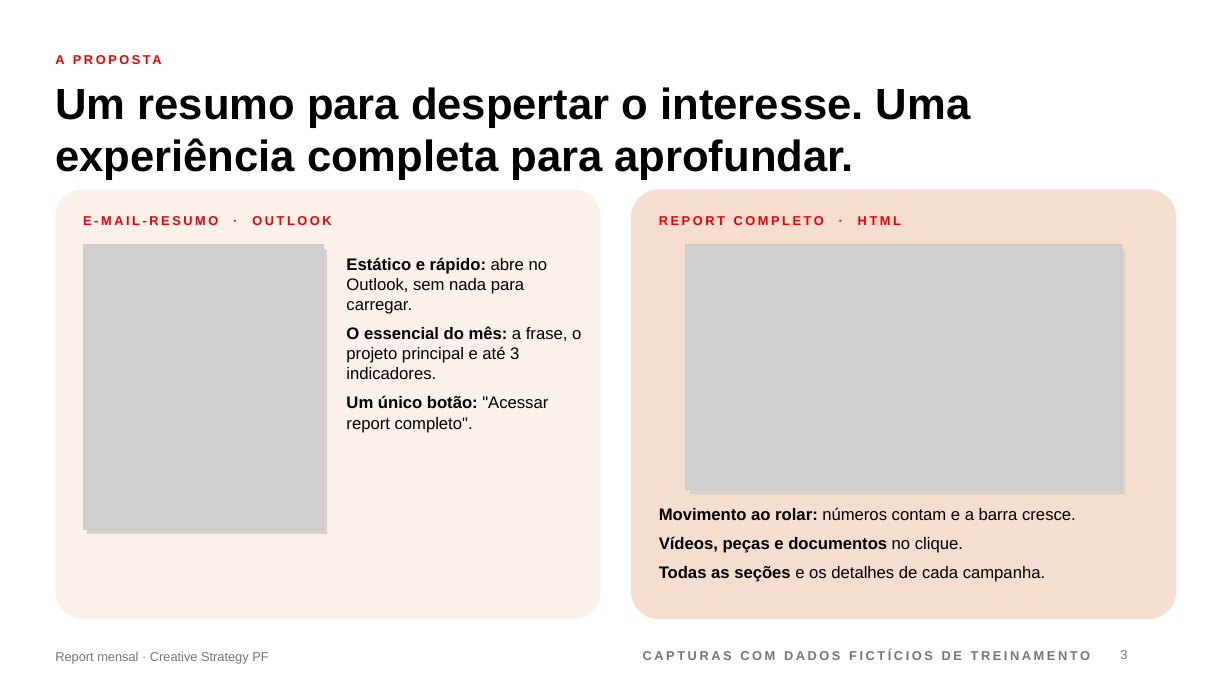
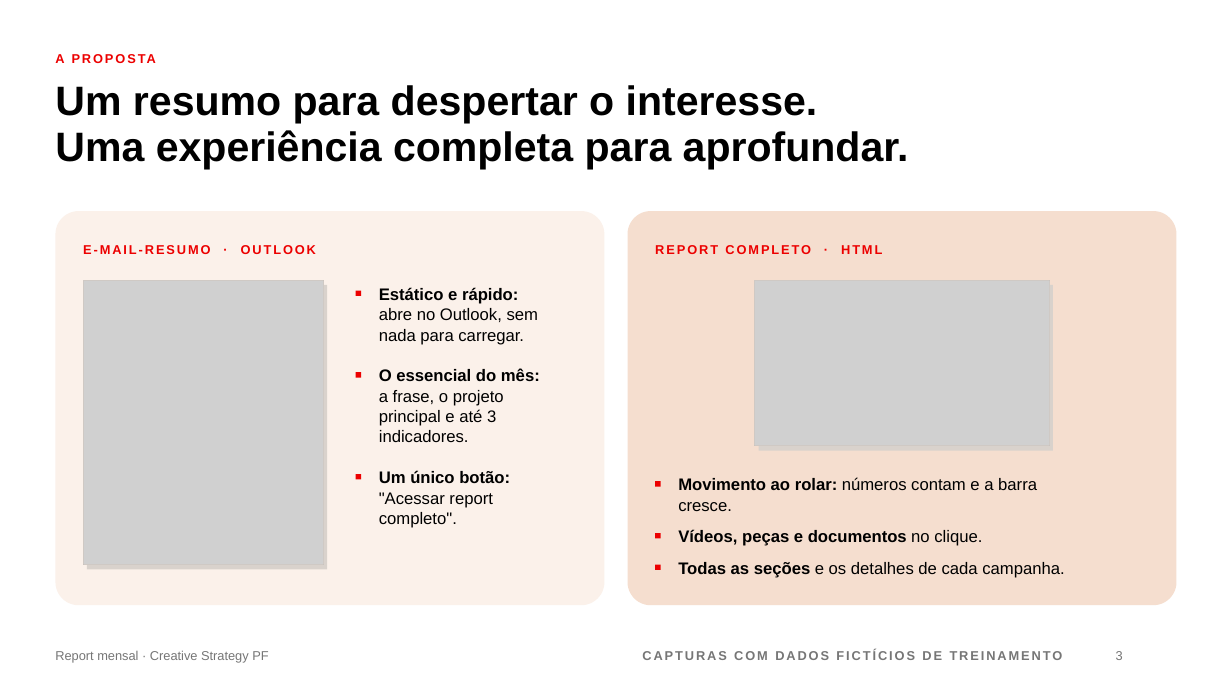
Before and after one commit to fabrizzioriccelli/report_mensal_st, a slide deck: slide 3 of kit/apresentacao-executiva.pptx. Drawn at 1232x693 pixels with LibreOffice and Linux fonts; fonts in the diff are those of the drawing; grey boxes stand for pictures; background and template pictures are left out. Boxes give left, top, right and bottom in pixels: in the first picture for what was removed or moved away, otherwise in the second. Text is boxed around its words. In the diff, an @@ line names an element or a change of style, - is before the commit and + after.

```diff
--- a/kit/apresentacao-executiva.pptx
+++ b/kit/apresentacao-executiva.pptx
@@ text at (55, 85, 909, 169): text changed; size 34 to 32 pt @@
-Um resumo para despertar o interesse. Uma experiência completa para aprofundar.
+Um resumo para despertar o interesse.
+Uma experiência completa para aprofundar.
@@ rounded rectangle: place and size @@
-rounded rectangle at (55, 189, 601, 619)
+rounded rectangle at (55, 211, 604, 605)
@@ rounded rectangle at (55, 211, 604, 605): proportions changed @@
@@ text "E-MAIL-RESUMO · OUTLOOK": place and size @@
-text "E-MAIL-RESUMO · OUTLOOK" at (83, 216, 331, 225)
+text "E-MAIL-RESUMO · OUTLOOK" at (83, 245, 316, 254)
@@ rounded rectangle at (628, 211, 1177, 605): proportions changed @@
@@ rounded rectangle: place and size @@
-rounded rectangle at (631, 189, 1177, 619)
+rounded rectangle at (628, 211, 1177, 605)
@@ letter spacing 2 to 1.5 pt in 4 elements at (55, 54, 64, 63), (83, 245, 316, 254), (642, 650, 1063, 660), (655, 245, 882, 254) @@
@@ text "REPORT COMPLETO · HTML": place and size @@
-text "REPORT COMPLETO · HTML" at (659, 216, 901, 225)
+text "REPORT COMPLETO · HTML" at (655, 245, 882, 254)
@@ text at (346, 257, 548, 314): paragraph removed @@
-● Estático e rápido: abre no Outlook, sem nada para carregar.
@@ 2 rectangles, 1 picture: place and size @@
-2 rectangles, 1 picture at (83, 245, 327, 534)
+2 rectangles, 1 picture at (83, 280, 327, 569)
@@ rectangle added at (356, 291, 361, 297), fill #EC0000 @@
@@ text added at (379, 287, 538, 345), 13 pt, text #000000 @@
+Estático e rápido:
+abre no Outlook, sem
+nada para carregar.
@@ picture: place and size @@
-picture at (686, 245, 1121, 490)
+picture at (755, 280, 1050, 445)
@@ rectangle: place and size @@
-rectangle at (686, 245, 1121, 490)
+rectangle at (755, 280, 1050, 445)
@@ rectangle: place and size @@
-rectangle at (689, 250, 1125, 494)
+rectangle at (759, 285, 1054, 450)
@@ rectangle added at (356, 372, 361, 378), fill #EC0000 @@
@@ text "O essencial do mês: a ..." at (379, 368, 540, 442): bullet ● to none; line spacing 1 to 15.9pt @@
@@ text "O essencial do mês: a ...": place and size @@
-text "O essencial do mês: a ..." at (346, 257, 581, 433)
+text "O essencial do mês: a ..." at (379, 368, 540, 442)
@@ text at (346, 395, 548, 433): paragraph removed @@
-● Um único botão: "Acessar report completo".
@@ rectangle added at (356, 474, 361, 480), fill #EC0000 @@
@@ text added at (379, 470, 510, 528), 13 pt, text #000000 @@
+Um único botão:
+"Acessar report
+completo".
@@ text added at (678, 477, 1037, 511), 13 pt, text #000000 @@
+Movimento ao rolar: números contam e a barra
+cresce.
@@ rectangle added at (655, 482, 661, 487), fill #EC0000 @@
@@ text at (659, 507, 1076, 553): paragraphs removed @@
-● Movimento ao rolar: números contam e a barra cresce.
-● Vídeos, peças e documentos no clique.
@@ rectangle added at (655, 533, 661, 539), fill #EC0000 @@
@@ text added at (678, 529, 982, 546), 13 pt, text #000000, bold @@
+Vídeos, peças e documentos no clique.
@@ rectangle added at (655, 565, 661, 570), fill #EC0000 @@
@@ text "Todas as seções e os ...": place and size @@
-text "Todas as seções e os ..." at (659, 507, 1076, 582)
+text "Todas as seções e os ..." at (678, 562, 1064, 578)
@@ text "Todas as seções e os ..." at (678, 562, 1064, 578): bullet ● to none; line spacing 1 to 15.9pt @@
@@ page number at (1116, 651, 1123, 660): vertical alignment top to middle @@
```
Also in this commit, not shown: 9 other slides changed, 4 other files.
